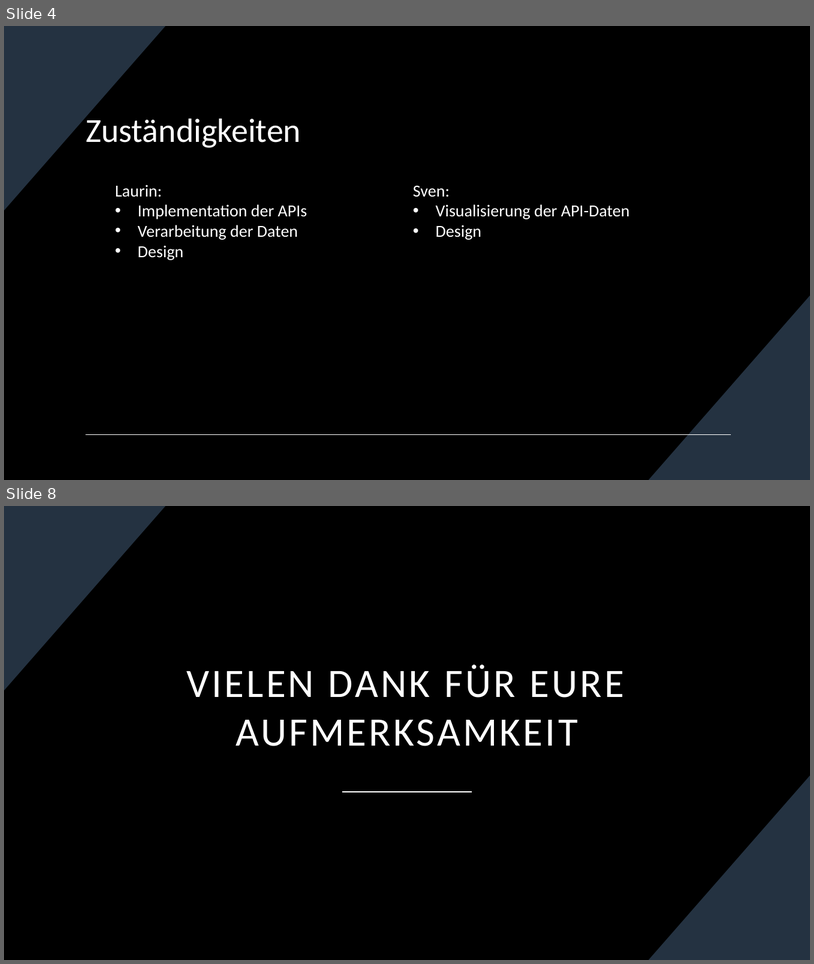
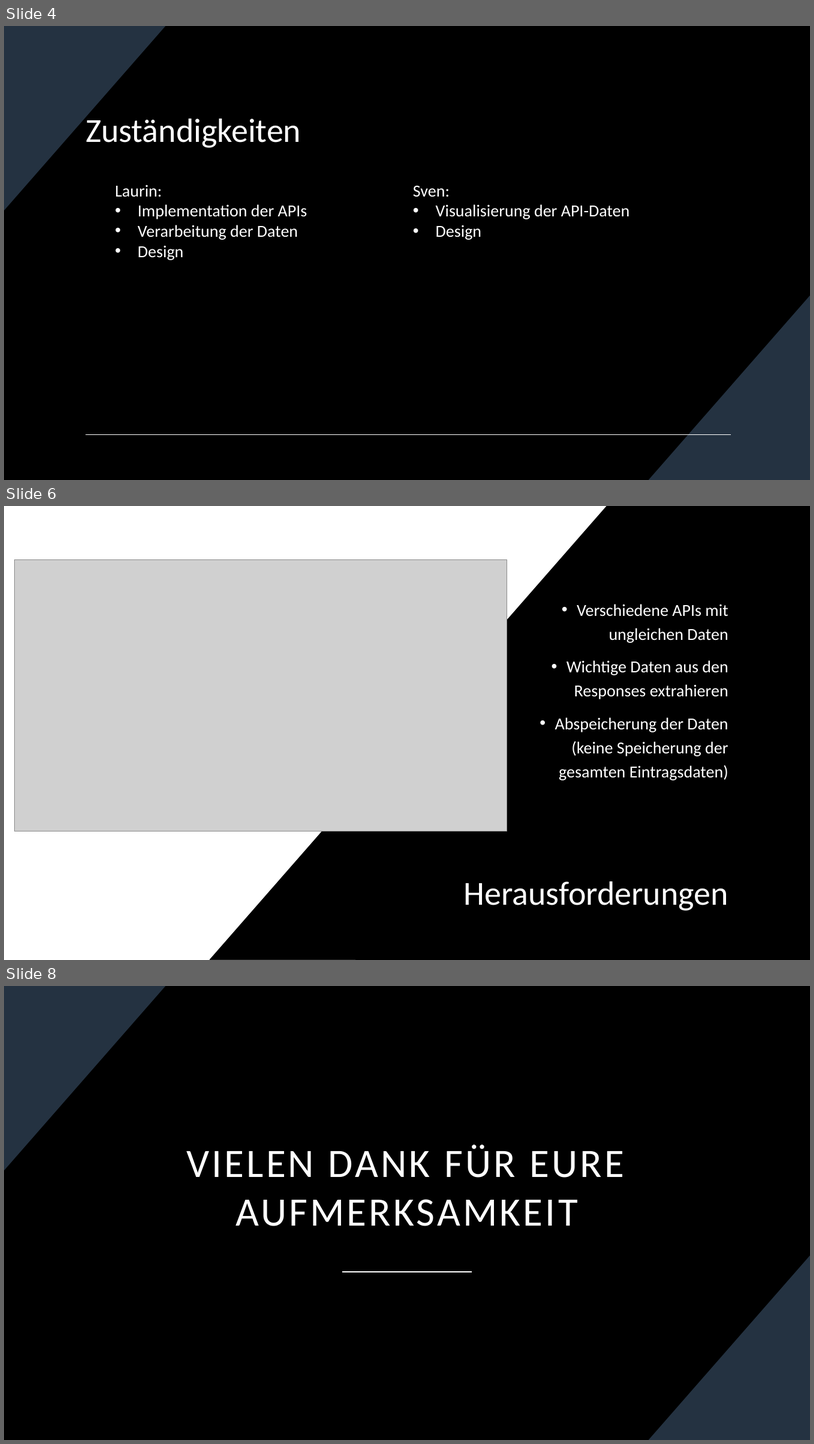
Before and after one commit to AaloFanaa/htldo5_swp, a slide deck: ScreenTale/Projektmanagement/Projekt Präsentationen/ScreenTale Zwischenpräsentation _14_02_2024.pptx. Shown one above the other, each under a label of ours: slides 4 and 8 before the commit, slides 4, 6 and 8 after it; the slides between them are not shown. The pictures are 814x964 and 814x1444 pixels, drawn with LibreOffice and Linux fonts; fonts in the diff are those of the drawing; grey boxes stand for pictures. Boxes give left, top, right and bottom in pixels: in the first picture for what was removed or moved away, otherwise in the second. Text is boxed around its words. In the diff, an @@ line names an element or a change of style, - is before the commit and + after.

```diff
--- a/ScreenTale/Projektmanagement/Projekt Präsentationen/ScreenTale Zwischenpräsentation _14_02_2024.pptx
+++ b/ScreenTale/Projektmanagement/Projekt Präsentationen/ScreenTale Zwischenpräsentation _14_02_2024.pptx
@@ slide 6 added at (4, 506, 810, 960), background #000000; not listed: 2 template elements that a slide beside it also shows @@
@@ rectangle added at (4, 506, 810, 960), fill #000000 @@
@@ freeform shape added at (4, 507, 607, 960), fill #FFFFFF @@
@@ picture added at (14, 560, 507, 831) @@
@@ text added at (555, 604, 729, 780), 20 pt, text #FFFFFF @@
+• Verschiedene APIs mit ungleichen Daten
+• Wichtige Daten aus den Responses extrahieren
+• Abspeicherung der Daten (keine Speicherung der gesamten Eintragsdaten)
@@ title added at (464, 881, 729, 910), 40 pt, text #FFFFFF @@
+Herausforderungen
```
Also in this commit, not shown: 3 slides changed, 1 slide removed.
